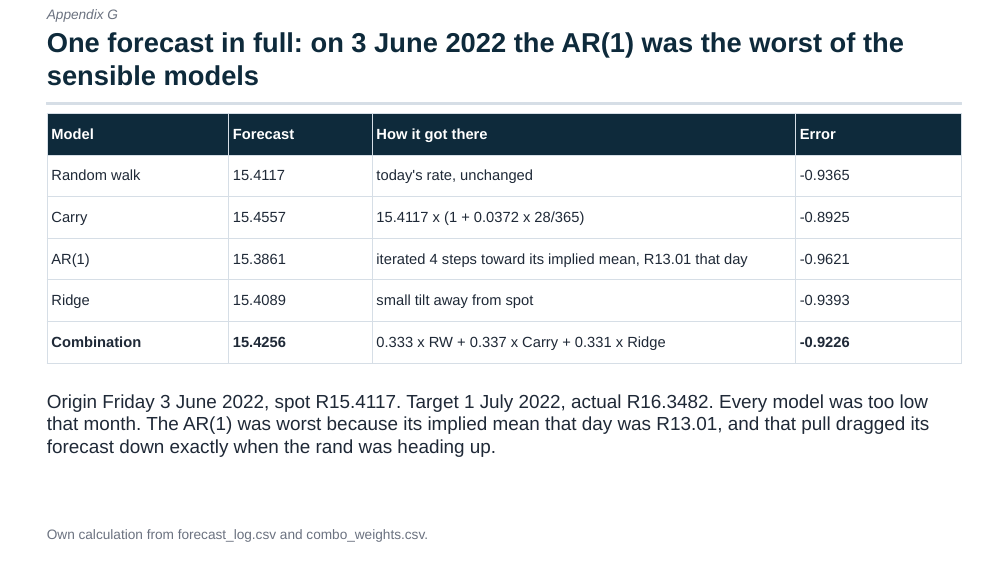
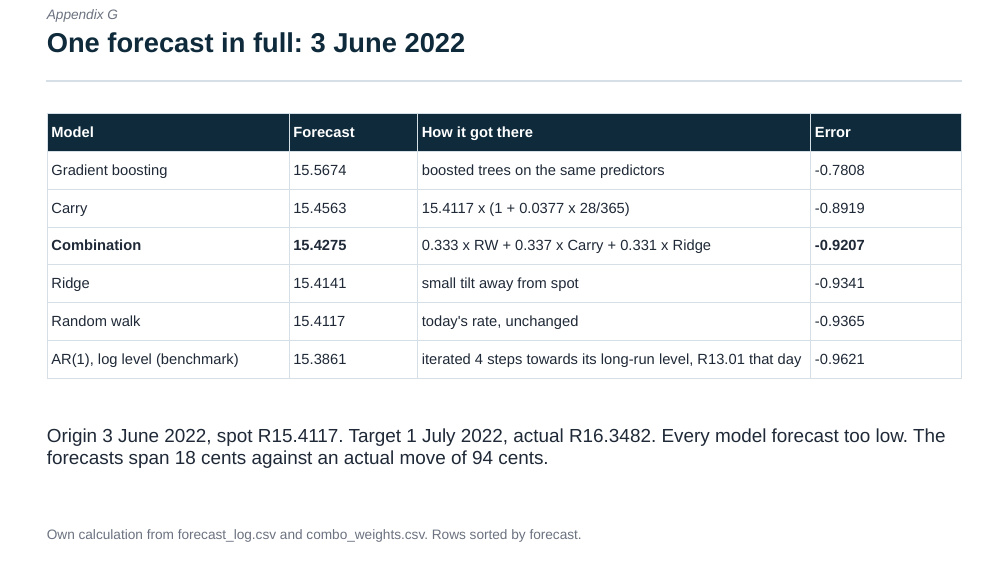
Before and after one commit to Aakashanil67/usdzar-forecasting, a slide deck: slide 14 of reports/presentation.pptx. Drawn at 1008x567 pixels with LibreOffice and Linux fonts; fonts in the diff are those of the drawing. Boxes give left, top, right and bottom in pixels: in the first picture for what was removed or moved away, otherwise in the second. Text is boxed around its words. In the diff, an @@ line names an element or a change of style, - is before the commit and + after.

Commit message:
Generate every quoted number in the docs from the results files and correct the overstated claims
README and METHODOLOGY are now rendered from templates, and the report, deck and notebook read the same keys. Corrects the DM table signs, the M5 attribution, the weight narrative, the covered-parity and AR(1) equilibrium explanations, and the power interpretation, and labels 2021-2025 as exploratory.

```diff
--- a/reports/presentation.pptx
+++ b/reports/presentation.pptx
@@ text at box(47, 32, 466, 53): text changed @@
-One forecast in full: on 3 June 2022 the AR(1) was the worst of the sensible models
+One forecast in full: 3 June 2022
@@ rectangle: place and size @@
-rectangle at box(47, 103, 962, 104)
+rectangle at box(47, 80, 962, 82)
@@ table at box(47, 113, 962, 371) @@
+row 2: Gradient boosting | 15.5674 | boosted trees on the same predictors | -0.7808
+row 3: Carry | 15.4563 | 15.4117 x (1 + 0.0377 x 28/365) | -0.8919
+row 4: Combination | 15.4275 | 0.333 x RW + 0.337 x Carry + 0.331 x Ridge | -0.9207
+row 5: Ridge | 15.4141 | small tilt away from spot | -0.9341
-row 3: Carry | 15.4557 | 15.4117 x (1 + 0.0372 x 28/365) | -0.8925
-row 4: AR(1) | 15.3861 | iterated 4 steps toward its implied mean, R13.01 that day | -0.9621
-row 5: Ridge | 15.4089 | small tilt away from spot | -0.9393
-row 6: Combination | 15.4256 | 0.333 x RW + 0.337 x Carry + 0.331 x Ridge | -0.9226
+row 7: AR(1), log level (benchmark) | 15.3861 | iterated 4 steps towards its long-run level, R13.01 that day | -0.9621
@@ text at box(47, 428, 946, 468): text changed @@
-Origin Friday 3 June 2022, spot R15.4117. Target 1 July 2022, actual R16.3482. Every model was too low that month. The AR(1) was worst because its implied mean that day was R13.01, and that pull dragged its forecast down exactly when the rand was heading up.
+Origin 3 June 2022, spot R15.4117. Target 1 July 2022, actual R16.3482. Every model forecast too low. The forecasts span 18 cents against an actual move of 94 cents.
@@ text at box(47, 529, 582, 542): text changed @@
-Own calculation from forecast_log.csv and combo_weights.csv.
+Own calculation from forecast_log.csv and combo_weights.csv. Rows sorted by forecast.
```
Also in this commit, not shown: 13 other slides changed, 1 slide added, 26 other files.
